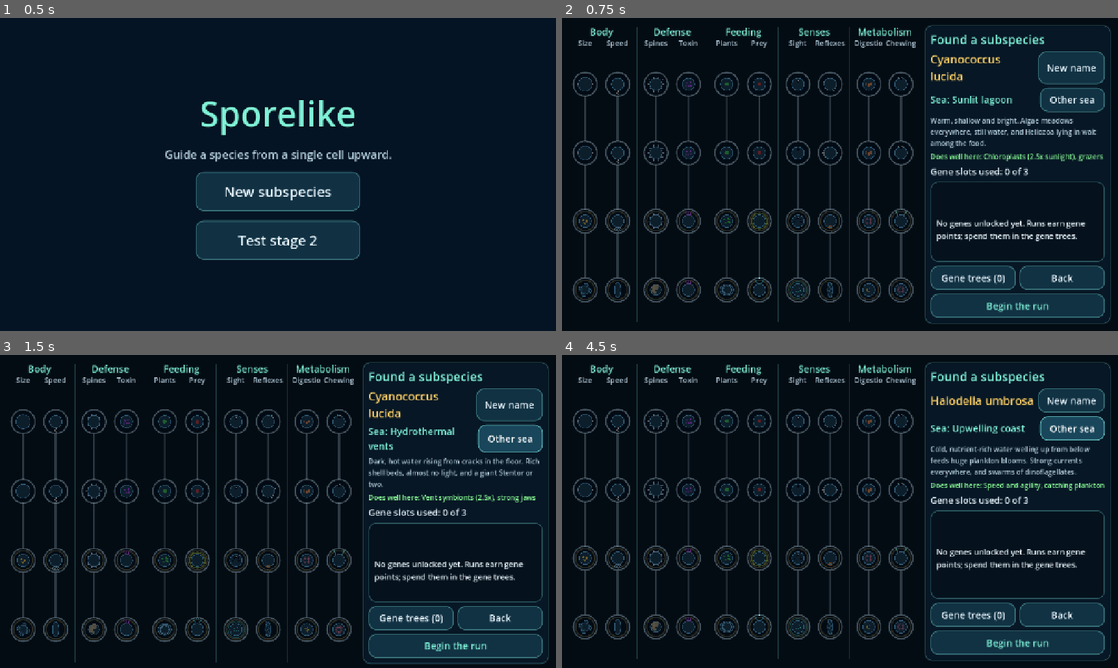
Above: before the commit, frames 1-4 (two rows, left to right).
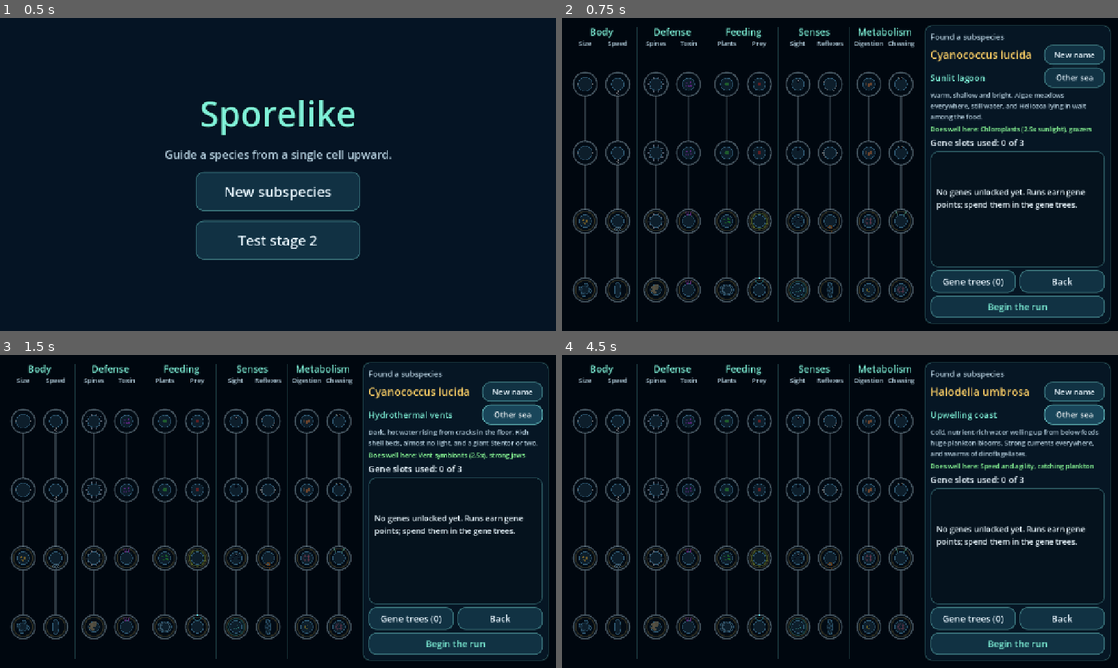
Above: after the commit, the same moments.

Repository: drag0nblad3/Sporelike-
Game: Godot game, scene res://scenes/main.tscn
Same seed, same stepped clock (60 frames per second), same inputs: the game is played once before the commit and once after it.
Inputs:
- Up to frame 1 (0.5 s): no input
- Up to frame 2 (0.75 s): click "New subspecies" at 0.5 s
- Up to frame 3 (1.5 s): click "Other sea" at 1.25 s
- Up to frame 4 (4.5 s): click "Other sea" at 2 s; click "Back" at 2.75 s; click "New subspecies" at 3.5 s; click "Other sea" at 4.25 s

Frame 1 is identical in both runs. In frame 2, 9.1% of the frame differs, in the area x 2-98%, y 4-94%; in frame 3, 14%, in the area x 2-99%, y 4-99%; in frame 4, 9.5%.

Commit message:
Fit the subspecies creator on one screen and hide menus behind the gene trees
Co-Authored-By: Claude Opus 5.5 <noreply@anthropic.com>
Claude-Session: https://claude.ai/code/session_01LRZhx3rycDbZ84CdSiuMTW

Diff:
--- a/scripts/ui/creator_side.gd
+++ b/scripts/ui/creator_side.gd
@@ -13,21 +13,21 @@
 
 
 func build(screen: SubspeciesCreator) -> void:
-	screen.label("Found a subspecies", 28, UiTheme.ACCENT)
+	screen.label("Found a subspecies", 18, UiTheme.DIM)
 	var names := screen.row()
-	_name = screen.label("", 26, UiTheme.GOLD, names)
-	_side_button(screen.button("New name", func() -> void: screen.reroll(), names))
+	_name = screen.label("", 25, UiTheme.GOLD, names)
+	_side_button(screen.button("New name", func() -> void: screen.reroll(), names, 44.0))
 	var seas := screen.row()
-	_sea = screen.label("", 22, UiTheme.ACCENT, seas)
-	_side_button(screen.button("Other sea", func() -> void: screen.next_sea(), seas))
-	_blurb = screen.label("", 16, UiTheme.DIM)
-	_favors = screen.label("", 16, UiTheme.GAIN)
-	_slots = screen.label("", 21)
+	_sea = screen.label("", 20, UiTheme.ACCENT, seas)
+	_side_button(screen.button("Other sea", func() -> void: screen.next_sea(), seas, 44.0))
+	_blurb = screen.label("", 15, UiTheme.DIM)
+	_favors = screen.label("", 15, UiTheme.GAIN)
+	_slots = screen.label("", 20)
 
 
 func show(subspecies: String, sea: Sea, used: int, bank: GeneBank) -> void:
 	_name.text = subspecies
-	_sea.text = "Sea: %s" % sea.title
+	_sea.text = sea.title
 	_blurb.text = sea.blurb
 	_favors.text = "Does well here: %s" % sea.favors
 	_slots.text = "Gene slots used: %d of %d" % [used, bank.slots()]
@@ -40,4 +40,5 @@
 ## Buttons beside a label keep their width instead of sharing the row.
 func _side_button(b: Button) -> void:
 	b.size_flags_horizontal = Control.SIZE_SHRINK_END
-	b.custom_minimum_size.x = 150
+	b.custom_minimum_size.x = 140
+	b.add_theme_font_size_override("font_size", 18)
--- a/scripts/ui/gene_detail.gd
+++ b/scripts/ui/gene_detail.gd
@@ -19,13 +19,13 @@
 	add_theme_stylebox_override("panel", UiTheme.panel(Color(0.02, 0.07, 0.11, 0.9), 14))
 	size_flags_vertical = Control.SIZE_EXPAND_FILL
 	var box := VBoxContainer.new()
-	box.add_theme_constant_override("separation", 6)
+	box.add_theme_constant_override("separation", 4)
 	add_child(box)
 	var top := HBoxContainer.new()
 	top.add_theme_constant_override("separation", 12)
 	box.add_child(top)
 	_icon = GeneIcon.make("big_1")
-	_icon.custom_minimum_size = Vector2(76, 76)
+	_icon.custom_minimum_size = Vector2(68, 68)
 	_icon.mouse_filter = Control.MOUSE_FILTER_IGNORE
 	top.add_child(_icon)
 	var names := VBoxContainer.new()
@@ -38,7 +38,7 @@
 	_effect.size_flags_vertical = Control.SIZE_EXPAND_FILL
 	_state = _label(box, 18, UiTheme.DIM)
 	_action = Button.new()
-	_action.custom_minimum_size.y = 58
+	_action.custom_minimum_size.y = 50
 	_action.add_theme_font_size_override("font_size", 22)
 	_action.autowrap_mode = TextServer.AUTOWRAP_WORD_SMART
 	_action.pressed.connect(func() -> void: acted.emit(gene))
@@ -56,8 +56,8 @@
 	_icon.selected = false
 	_icon.queue_redraw()
 	_name.text = GeneText.label(id)
-	_info.text = "Tier %d · %s · %s · %d gene points" % [GeneCatalog.tier(id),
-		GeneText.place(id), GeneText.slot_text(id), GeneCatalog.cost(id)]
+	_info.text = "Tier %d · %s · %s" % [GeneCatalog.tier(id), GeneText.place(id),
+		GeneText.slot_text(id)]
 	_effect.text = GeneText.effect(id)
 	_state.text = state
 	_state.add_theme_color_override("font_color", state_tint)
--- a/scripts/ui/gene_graph.gd
+++ b/scripts/ui/gene_graph.gd
@@ -81,21 +81,21 @@
 		var branches: Array = GeneCatalog.BRANCHES[tree]
 		for b in branches.size():
 			draw_string(font, Vector2(_column_x(t, b) - pitch.x / 2.0, 48.0),
-				str(branches[b][0]), HORIZONTAL_ALIGNMENT_CENTER, pitch.x, 17, UiTheme.DIM)
+				str(branches[b][0]), HORIZONTAL_ALIGNMENT_CENTER, pitch.x, 15, UiTheme.DIM)
 			_draw_links(branches[b][1])
 
 
-## Lines between tiers: green once both ends are lit, teal when the next
-## one is reachable, faint otherwise.
+## Lines between tiers: green once both ends are owned, teal when the
+## next one can be unlocked, faint otherwise.
 func _draw_links(ids: Array) -> void:
 	for i in ids.size() - 1:
 		var a: GeneIcon = icons[str(ids[i])]
 		var b: GeneIcon = icons[str(ids[i + 1])]
 		var tint := Color(UiTheme.DIM, 0.25)
-		if a.lit and b.lit:
+		if a.linked and b.linked:
 			tint = UiTheme.GAIN
-		elif a.lit:
+		elif a.linked and b.reach:
 			tint = Color(UiTheme.ACCENT, 0.7)
 		var from := a.position + Vector2(a.size.x / 2.0, a.size.y * 0.93)
 		var to := b.position + Vector2(b.size.x / 2.0, b.size.y * 0.07)
-		draw_line(from, to, tint, 4.0 if a.lit else 2.5, true)
+		draw_line(from, to, tint, 4.0 if a.linked else 2.5, true)
--- a/scripts/ui/gene_icon.gd
+++ b/scripts/ui/gene_icon.gd
@@ -10,8 +10,12 @@
 
 var gene := ""
 var ring := UiTheme.DIM
-## Owned (gene trees) or taken (creator): lights the line up to the next tier.
+## Owned (gene trees) or taken (creator): a thicker ring.
 var lit := false
+## Owned: lights the line down to the next tier.
+var linked := false
+## Can be unlocked once the tier above is owned: the line to it shows teal.
+var reach := false
 var dim := false
 var check := false
 var badge := ""
--- a/scripts/ui/gene_screen.gd
+++ b/scripts/ui/gene_screen.gd
@@ -18,7 +18,7 @@
 	set_anchors_and_offsets_preset(Control.PRESET_FULL_RECT)
 	theme = UiTheme.shared()
 	var shade := ColorRect.new()
-	shade.color = UiTheme.SHADE
+	shade.color = Color(UiTheme.SHADE, 1.0)
 	shade.set_anchors_and_offsets_preset(Control.PRESET_FULL_RECT)
 	add_child(shade)
 	var margin := MarginContainer.new()
@@ -40,7 +40,7 @@
 	card.custom_minimum_size.x = SIDE_WIDTH
 	columns.add_child(card)
 	side = VBoxContainer.new()
-	side.add_theme_constant_override("separation", 8)
+	side.add_theme_constant_override("separation", 6)
 	card.add_child(side)
 	_build_side()
 	detail = GeneDetail.new()
@@ -74,12 +74,13 @@
 	return l
 
 
-func button(text: String, action: Callable, parent: Control = null) -> Button:
+func button(text: String, action: Callable, parent: Control = null,
+		height: float = 52.0) -> Button:
 	var b := Button.new()
 	b.text = text
-	b.custom_minimum_size = Vector2(0, 56)
+	b.custom_minimum_size = Vector2(0, height)
 	b.size_flags_horizontal = Control.SIZE_EXPAND_FILL
-	b.add_theme_font_size_override("font_size", 22)
+	b.add_theme_font_size_override("font_size", 21)
 	b.pressed.connect(action)
 	(parent if parent else side).add_child(b)
 	return b
--- a/scripts/ui/gene_tree_screen.gd
+++ b/scripts/ui/gene_tree_screen.gd
@@ -40,6 +40,8 @@
 	var needs := GeneCatalog.needs(id)
 	var reachable := needs == "" or bank.has(needs)
 	icon.lit = bank.has(id)
+	icon.linked = icon.lit
+	icon.reach = reachable
 	icon.check = icon.lit
 	icon.dim = not icon.lit and not reachable
 	icon.badge = str(GeneCatalog.cost(id))
--- a/scripts/ui/subspecies_creator.gd
+++ b/scripts/ui/subspecies_creator.gd
@@ -72,6 +72,8 @@
 	var id := icon.gene
 	var owned := bank.has(id)
 	icon.lit = id in _chosen
+	icon.linked = owned
+	icon.reach = false
 	icon.check = icon.lit
 	icon.dim = not owned
 	icon.badge = str(GeneCatalog.slots(id)) if owned else ""
